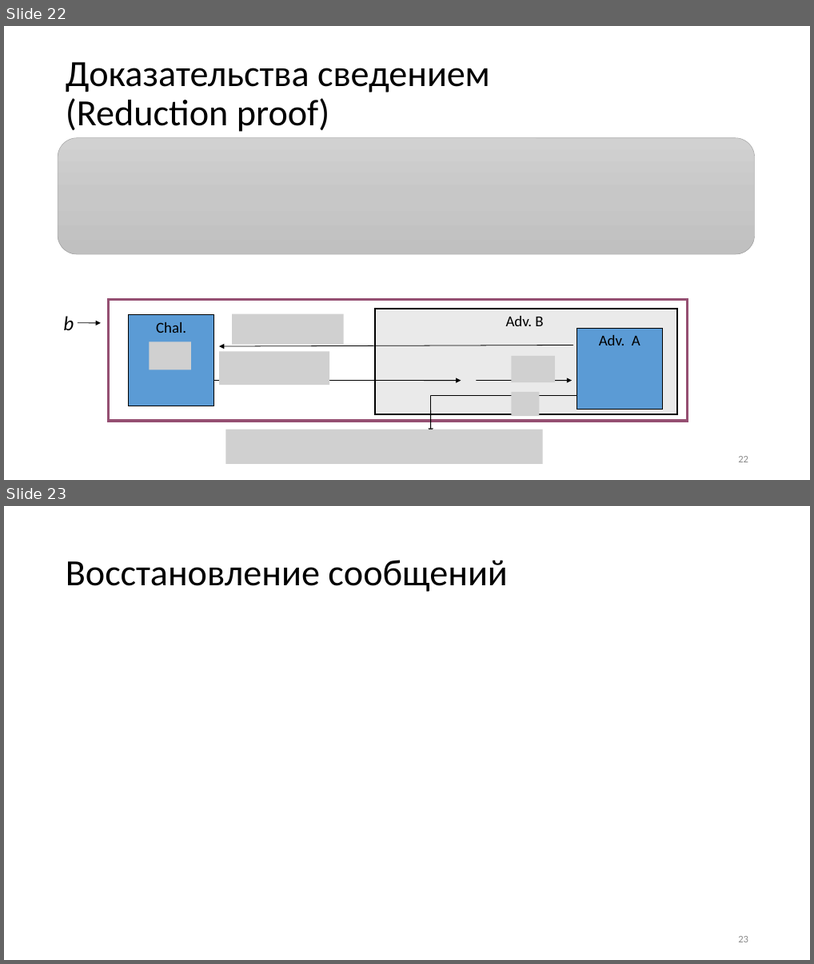
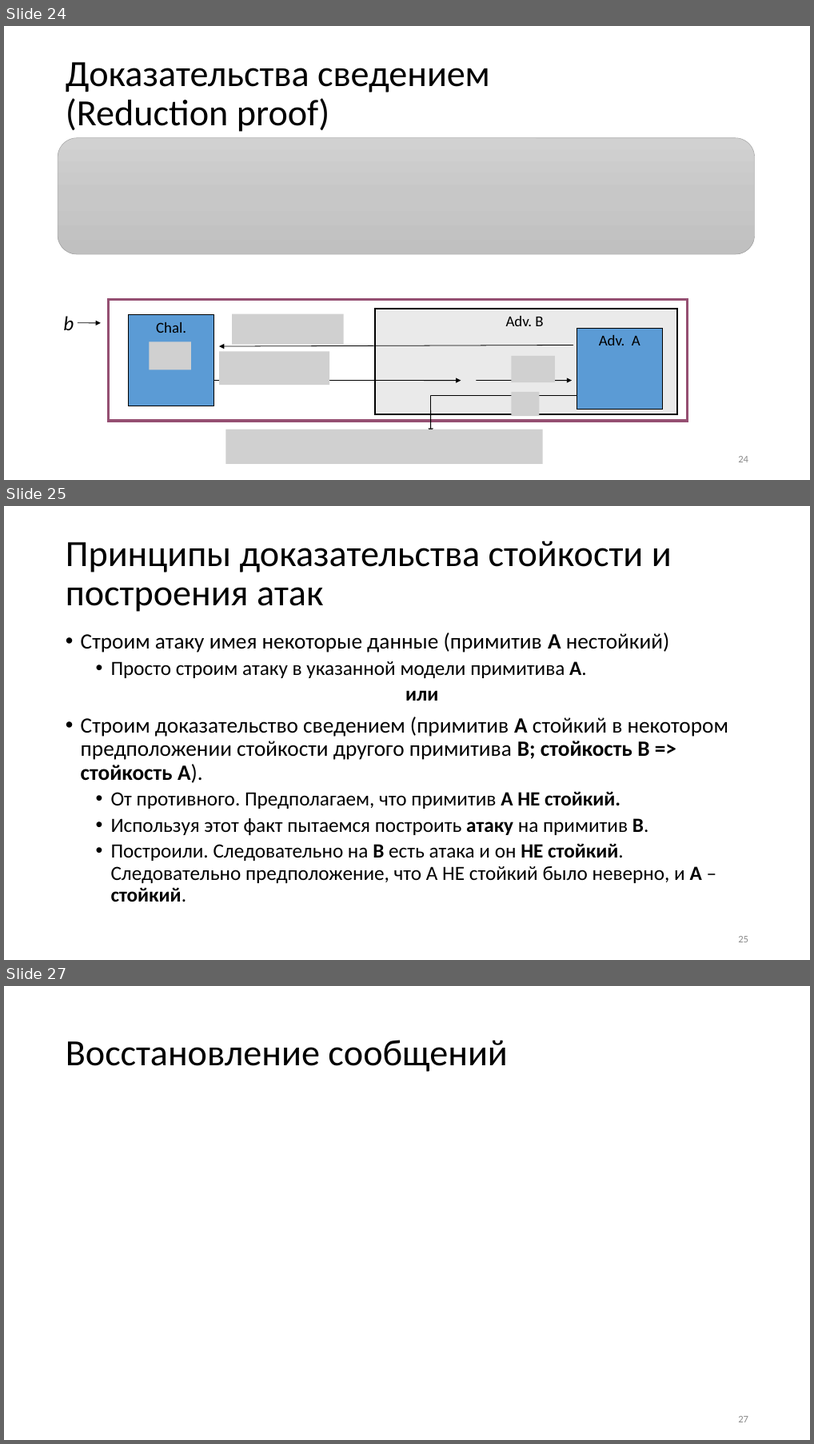
Before and after one commit to CryptoCourse/CryptoLectures, a slide deck: Lectures/Lecture1-b.pptx. Shown one above the other, each under a label of ours: slides 22 and 23 before the commit, slides 24, 25 and 27 after it; the slides between them are not shown. The pictures are 814x964 and 814x1444 pixels, drawn with LibreOffice and Linux fonts; fonts in the diff are those of the drawing; grey boxes stand for pictures. Boxes give left, top, right and bottom in pixels: in the first picture for what was removed or moved away, otherwise in the second. Text is boxed around its words. In the diff, an @@ line names an element or a change of style, - is before the commit and + after.

```diff
--- a/Lectures/Lecture1-b.pptx
+++ b/Lectures/Lecture1-b.pptx
@@ slide 25 added at (4, 506, 810, 960), background #FFFFFF @@
@@ title added at (66, 540, 672, 612), 44 pt, text #000000 @@
+Принципы доказательства стойкости и построения атак
@@ text added at (81, 632, 730, 902), 24 pt, text #000000 @@
+• Строим атаку имея некоторые данные (примитив A нестойкий)
+  • Просто строим атаку в указанной модели примитива A.
+  или
+• Строим доказательство сведением (примитив A стойкий в некотором предположении стойкости другого примитива B; стойкость B => стойкость A).
+  • От противного. Предполагаем, что примитив A НЕ стойкий.
+  • Используя этот факт пытаемся построить атаку на примитив B.
+  • Построили. Следовательно на B есть атака и он НЕ стойкий. Следовательно предположение, что A НЕ стойкий было неверно, и A – стойкий.
@@ page number added at (738, 936, 749, 942), 12 pt, text #8C8C8C @@
+25
@@ what was slide 22 is now slide 24 @@
@@ page number at (738, 456, 749, 462): text changed @@
-22
+24
@@ what was slide 23 is now slide 27 @@
@@ page number at (738, 1416, 749, 1422): text changed @@
-23
+27
```
Also in this commit, not shown: 3 slides changed, 4 other slides added, 3 other files.
